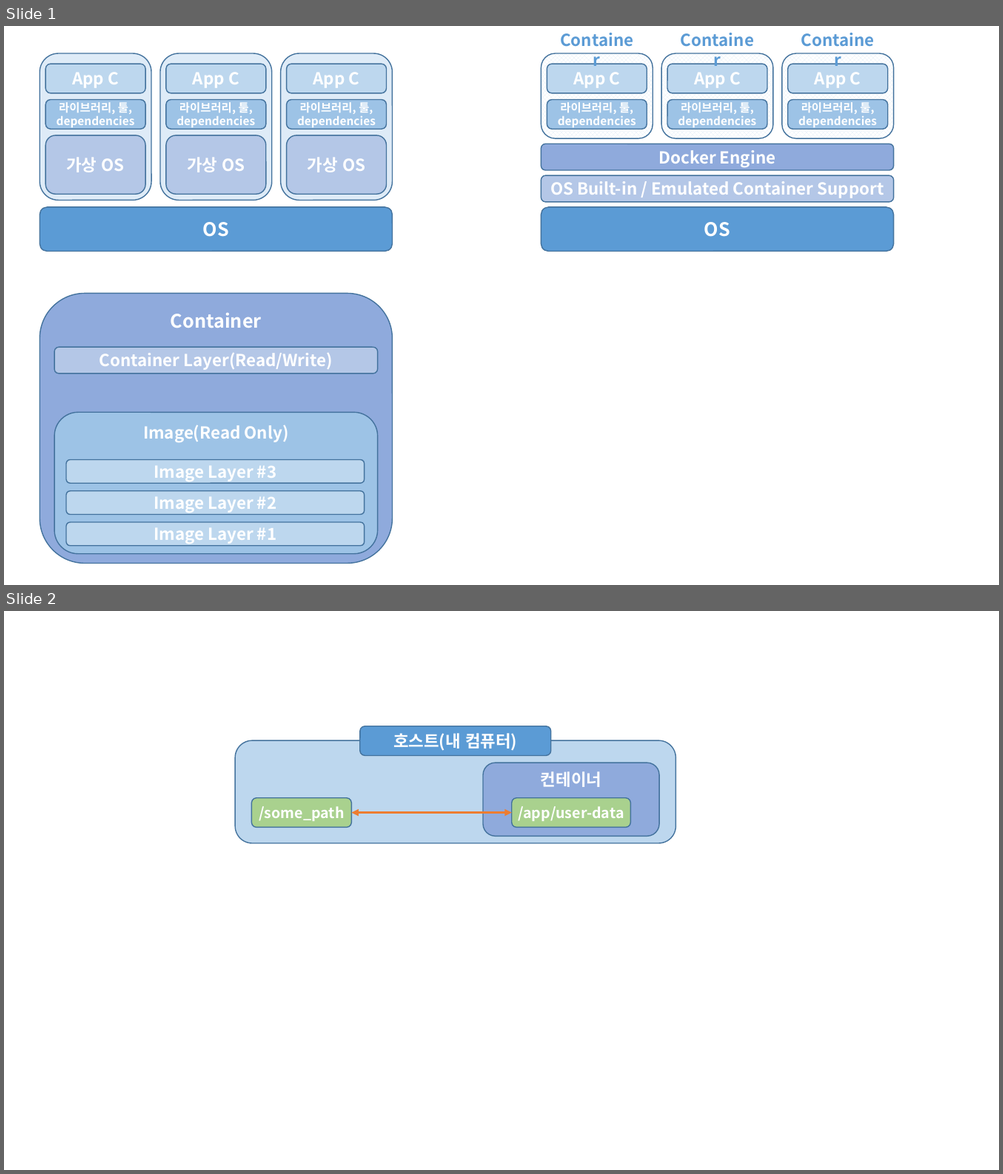
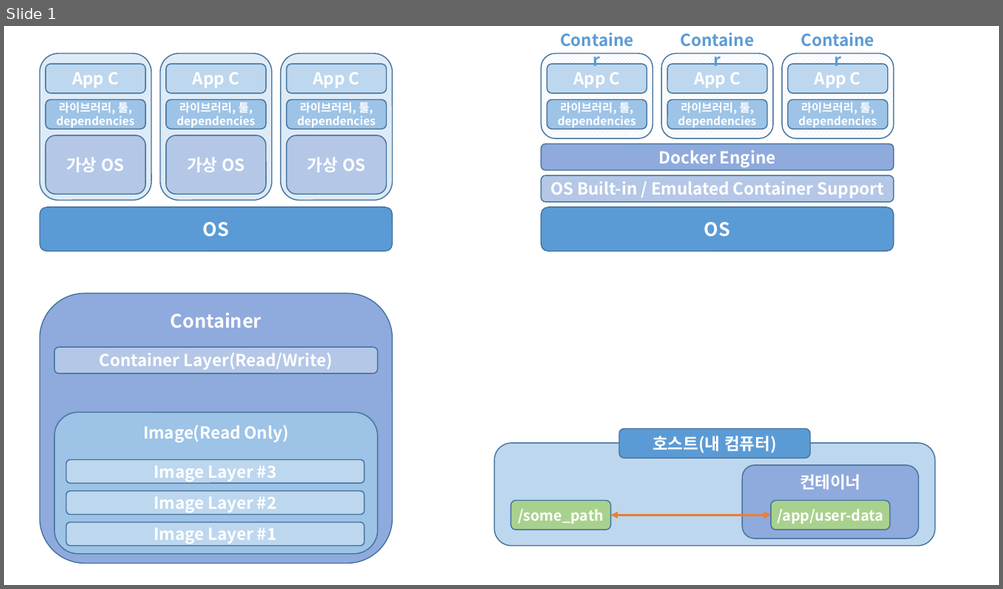
Before and after one commit to siwon-park/Infra-Study, a slide deck: markdown_image.pptx. Shown one above the other, each under a label of ours: slides 1 and 2 before the commit, slide 1 after it. The pictures are 1003x1174 and 1003x589 pixels, drawn with LibreOffice and Linux fonts; fonts in the diff are those of the drawing. Boxes give left, top, right and bottom in pixels: in the first picture for what was removed or moved away, otherwise in the second. Text is boxed around its words. In the diff, an @@ line names an element or a change of style, - is before the commit and + after.

```diff
--- a/markdown_image.pptx
+++ b/markdown_image.pptx
@@ slide 2 removed at [4,611,999,1170], background #FFFFFF @@
@@ rounded rectangle removed at [236,741,676,844] @@
@@ rounded rectangle removed at [360,726,551,756] @@
-호스트(내 컴퓨터)
@@ group removed at [252,763,659,836]: 3 rounded rectangles, 1 double arrow @@
-/some_path
-컨테이너
-/app/user-data
@@ slide 1 changed as well @@
@@ rounded rectangle added at [494,443,935,546], fill #BDD7EE, outline #43739E 1 pt @@
@@ rounded rectangle added at [619,429,810,458], fill #5B9BD5, outline #43739E 1 pt, 16 pt, text #FFFFFF, bold @@
+호스트(내 컴퓨터)
@@ group added at [511,466,918,539]: 3 rounded rectangles, 1 double arrow @@
+/some_path
+컨테이너
+/app/user-data
```
Also in this commit, not shown: 2 slides added, 1 other file.
